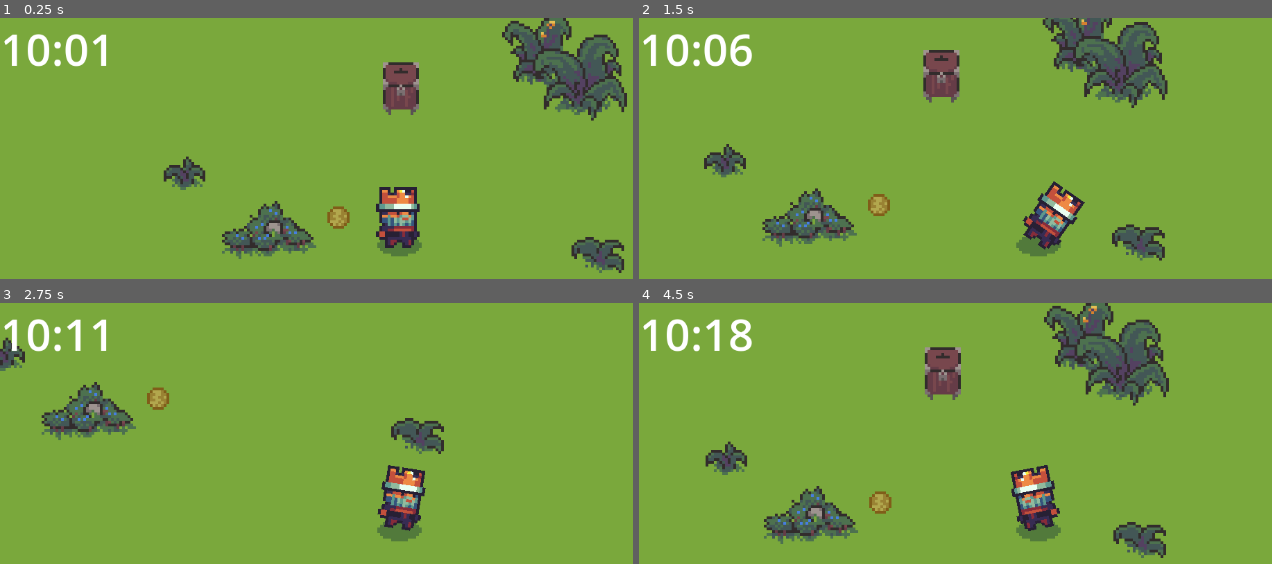
Above: before the commit, frames 1-4 (two rows, left to right).
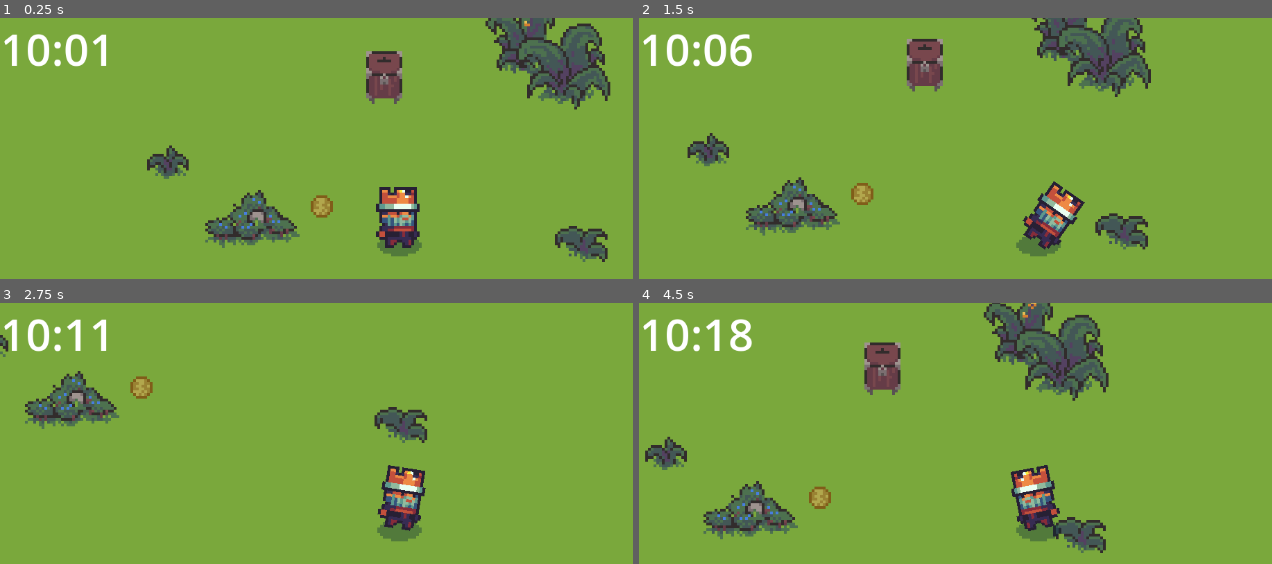
Above: after the commit, the same moments.

Repository: ollulf/ProjectShiver
Game: Godot game, scene res://scenes/game.tscn
The game is run twice, just before and just after one commit, with the same random seed, the same clock (stepped at 60 frames per second) and the same inputs.
Inputs:
- Up to frame 1 (0.25 s): no input
- Up to frame 2 (1.5 s): hold Right (ui_right) 0.53-1.28 s; hold Down (ui_down) from 1.28 s (still down)
- Up to frame 3 (2.75 s): release Down (ui_down) at 2.03 s; hold Right (ui_right) from 2.03 s (still down)
- Up to frame 4 (4.5 s): release Right (ui_right) at 2.78 s; hold Up (ui_up) 2.78-3.53 s; hold Left (ui_left) from 3.53 s (still down)

The runs differ from the first frame. In frame 1, 11% of the frame differs, in the area x 23-100%, y 0-98%; in frame 2, 9.9%; in frame 3, 4.1%; in frame 4, 15%, in the area x 0-84%, y 0-98%.

Commit message:
implemented player collider

Diff:
--- a/scenes/player.tscn
+++ b/scenes/player.tscn
@@ -1,14 +1,21 @@
-[gd_scene load_steps=5 format=3 uid="uid://0bgwfvc6i83"]
+[gd_scene load_steps=6 format=3 uid="uid://0bgwfvc6i83"]
 
 [ext_resource type="Script" path="res://scripts/player.gd" id="1_fb4e8"]
 [ext_resource type="Texture2D" uid="uid://gw7f0cb76nmp" path="res://assets/player.png" id="2_3mypg"]
 [ext_resource type="Texture2D" uid="uid://bdfnnjrj0sp0h" path="res://assets/shadow.png" id="2_usw1x"]
 [ext_resource type="Script" path="res://scenes/character_tween_animator.gd" id="3_p3b0f"]
 
+[sub_resource type="CircleShape2D" id="CircleShape2D_8lxmi"]
+radius = 6.0
+
 [node name="player" type="CharacterBody2D"]
+position = Vector2(6, 4)
+collision_layer = 2
 script = ExtResource("1_fb4e8")
 
 [node name="CollisionShape2D" type="CollisionShape2D" parent="."]
+position = Vector2(0, -6)
+shape = SubResource("CircleShape2D_8lxmi")
 
 [node name="shadow" type="Sprite2D" parent="."]
 position = Vector2(0, 1)
